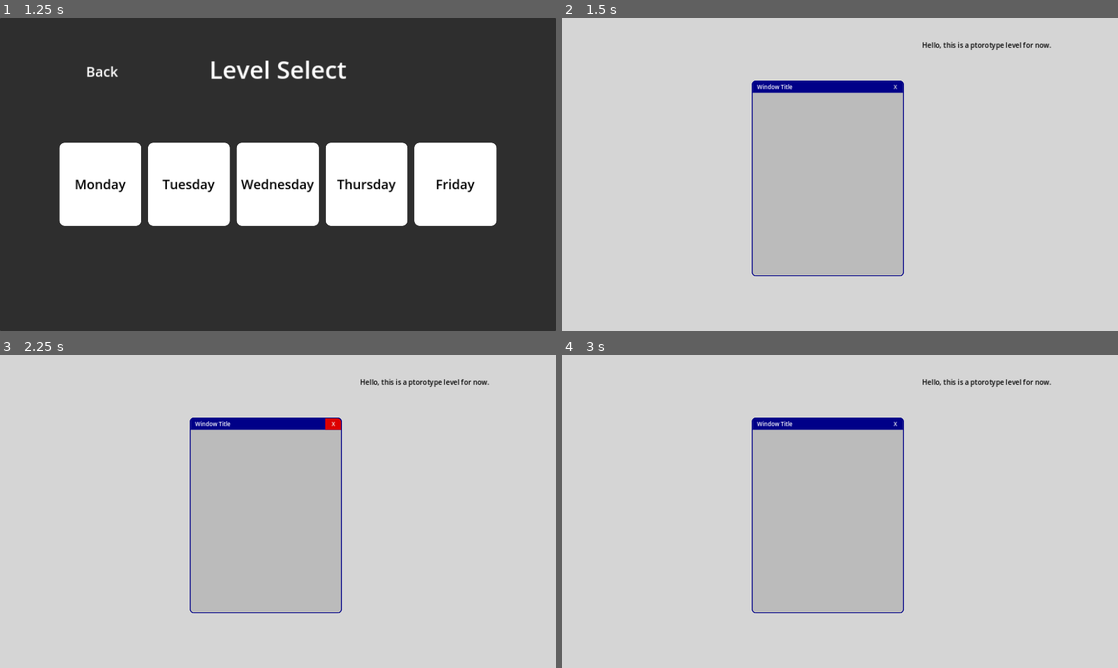
Above: before the commit, frames 1-4 (two rows, left to right).
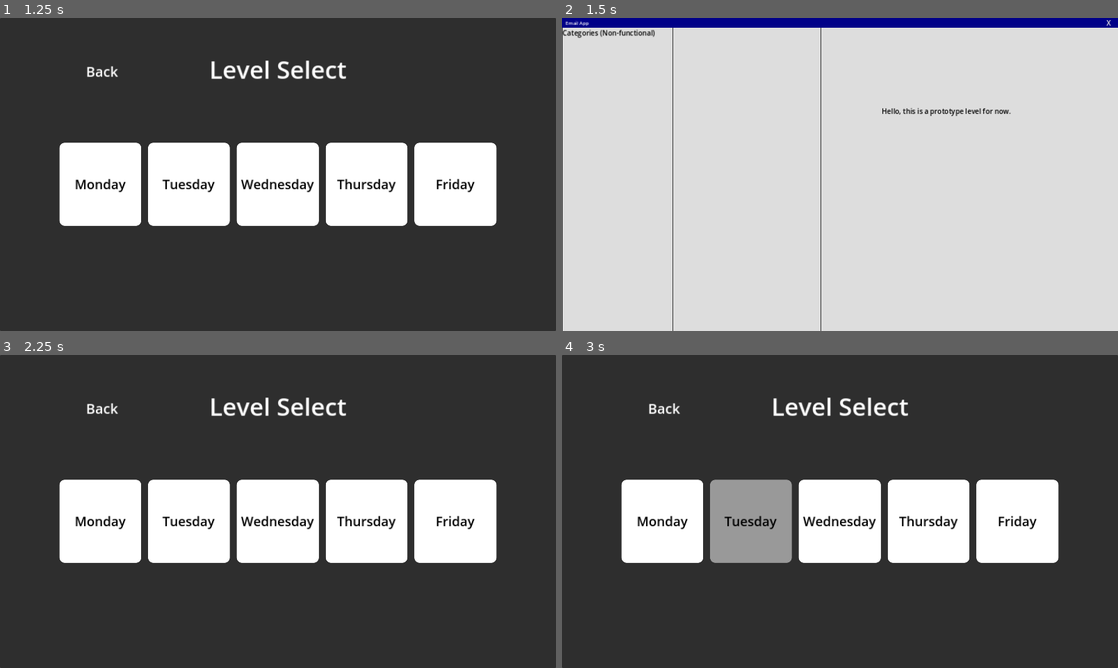
Above: after the commit, the same moments.

Repository: Wong-Kai-Lun/gamified-cybersecurity-awareness-training
Game: Godot game, scene res://main_menu/main_menu.tscn
Two runs of this game, one before a commit and one after it. Both use one fixed random seed, a clock stepped at 60 frames per second and the inputs below.
Inputs (mouse positions are in pixels of both pictures, inside the frame that each line leads up to):
- Up to frame 1 (1.25 s): click "New Game" at 0.5 s
- Up to frame 2 (1.5 s): click "Monday" at 1.25 s
- Up to frame 3 (2.25 s): click "X" at 2 s
- Up to frame 4 (3 s): click (751, 520) at 2.75 s, where only the run after the commit has a clickable "Tuesday"

Frame 1 is identical in both runs. In frame 2, 21% of the frame differs, in the area x 0-100%, y 0-100%; in frame 3, 99%; in frame 4, 99%.

Commit message:
Create EmailClient Scene

Diff:
--- /dev/null
+++ b/godot/game_scene/email_client.gd
@@ -0,0 +1,15 @@
+extends Control
+
+
+# Called when the node enters the scene tree for the first time.
+func _ready() -> void:
+	pass # Replace with function body.
+
+
+# Called every frame. 'delta' is the elapsed time since the previous frame.
+func _process(delta: float) -> void:
+	pass
+
+
+func _on_close_pressed() -> void:
+	get_tree().change_scene_to_file("res://level_select/level_select.tscn")
--- /dev/null
+++ b/godot/game_scene/email_client.tscn
@@ -0,0 +1,135 @@
+[gd_scene load_steps=9 format=3 uid="uid://bbgflyqj2urou"]
+
+[ext_resource type="Script" path="res://game_scene/email_client.gd" id="1_smk6c"]
+
+[sub_resource type="StyleBoxFlat" id="StyleBoxFlat_ld5jx"]
+bg_color = Color(0, 0, 0.533333, 1)
+
+[sub_resource type="StyleBoxEmpty" id="StyleBoxEmpty_ooe17"]
+
+[sub_resource type="StyleBoxFlat" id="StyleBoxFlat_kwm1o"]
+bg_color = Color(0.866667, 0, 0, 1)
+
+[sub_resource type="StyleBoxFlat" id="StyleBoxFlat_b0cdn"]
+bg_color = Color(0.733333, 0, 0, 1)
+
+[sub_resource type="StyleBoxEmpty" id="StyleBoxEmpty_bxdt6"]
+
+[sub_resource type="StyleBoxFlat" id="StyleBoxFlat_a6kie"]
+bg_color = Color(0.866667, 0.866667, 0.866667, 1)
+
+[sub_resource type="StyleBoxFlat" id="StyleBoxFlat_hvtvm"]
+bg_color = Color(0.866667, 0.866667, 0.866667, 1)
+border_width_left = 1
+border_width_right = 1
+border_color = Color(0.2, 0.2, 0.2, 1)
+
+[node name="EmailClient" type="Control"]
+layout_mode = 3
+anchors_preset = 15
+anchor_right = 1.0
+anchor_bottom = 1.0
+grow_horizontal = 2
+grow_vertical = 2
+script = ExtResource("1_smk6c")
+
+[node name="ProgramVBox" type="VBoxContainer" parent="."]
+layout_mode = 1
+anchors_preset = 15
+anchor_right = 1.0
+anchor_bottom = 1.0
+grow_horizontal = 2
+grow_vertical = 2
+theme_override_constants/separation = 0
+
+[node name="TitleBar" type="PanelContainer" parent="ProgramVBox"]
+layout_mode = 2
+theme_override_styles/panel = SubResource("StyleBoxFlat_ld5jx")
+
+[node name="HBoxContainer" type="HBoxContainer" parent="ProgramVBox/TitleBar"]
+layout_mode = 2
+
+[node name="MarginContainer" type="MarginContainer" parent="ProgramVBox/TitleBar/HBoxContainer"]
+layout_mode = 2
+size_flags_horizontal = 3
+theme_override_constants/margin_left = 8
+theme_override_constants/margin_top = 2
+theme_override_constants/margin_bottom = 2
+
+[node name="WindowTitle" type="Label" parent="ProgramVBox/TitleBar/HBoxContainer/MarginContainer"]
+layout_mode = 2
+theme_override_font_sizes/font_size = 11
+text = "Email App
+"
+
+[node name="Close" type="Button" parent="ProgramVBox/TitleBar/HBoxContainer"]
+layout_mode = 2
+size_flags_horizontal = 4
+size_flags_vertical = 4
+theme_override_styles/focus = SubResource("StyleBoxEmpty_ooe17")
+theme_override_styles/hover = SubResource("StyleBoxFlat_kwm1o")
+theme_override_styles/pressed = SubResource("StyleBoxFlat_b0cdn")
+theme_override_styles/normal = SubResource("StyleBoxEmpty_bxdt6")
+text = "    X    "
+icon_alignment = 1
+
+[node name="EmailClientBG" type="PanelContainer" parent="ProgramVBox"]
+layout_mode = 2
+size_flags_vertical = 3
+theme_override_styles/panel = SubResource("StyleBoxFlat_a6kie")
+
+[node name="HBoxContainer" type="HBoxContainer" parent="ProgramVBox/EmailClientBG"]
+layout_mode = 2
+theme_override_constants/separation = -1
+
+[node name="Categories" type="PanelContainer" parent="ProgramVBox/EmailClientBG/HBoxContainer"]
+layout_mode = 2
+size_flags_horizontal = 3
+size_flags_stretch_ratio = 1.5
+theme_override_styles/panel = SubResource("StyleBoxFlat_hvtvm")
+
+[node name="CategoriesContainer" type="VBoxContainer" parent="ProgramVBox/EmailClientBG/HBoxContainer/Categories"]
+layout_mode = 2
+size_flags_horizontal = 3
+
+[node name="RichTextLabel2" type="RichTextLabel" parent="ProgramVBox/EmailClientBG/HBoxContainer/Categories"]
+layout_mode = 2
+focus_mode = 2
+theme_override_colors/default_color = Color(0, 0, 0, 1)
+text = "Categories (Non-functional)"
+selection_enabled = true
+drag_and_drop_selection_enabled = false
+
+[node name="IncomingEmail" type="PanelContainer" parent="ProgramVBox/EmailClientBG/HBoxContainer"]
+layout_mode = 2
+size_flags_horizontal = 3
+size_flags_stretch_ratio = 2.0
+theme_override_styles/panel = SubResource("StyleBoxFlat_hvtvm")
+
+[node name="IncomingEmailContainer" type="VBoxContainer" parent="ProgramVBox/EmailClientBG/HBoxContainer/IncomingEmail"]
+layout_mode = 2
+size_flags_horizontal = 3
+
+[node name="EmailBody" type="Control" parent="ProgramVBox/EmailClientBG/HBoxContainer"]
+layout_mode = 2
+size_flags_horizontal = 3
+size_flags_stretch_ratio = 4.0
+
+[node name="RichTextLabel" type="RichTextLabel" parent="ProgramVBox/EmailClientBG/HBoxContainer/EmailBody"]
+layout_mode = 1
+anchors_preset = 15
+anchor_right = 1.0
+anchor_bottom = 1.0
+offset_left = 140.0
+offset_top = 180.0
+offset_right = -149.0
+offset_bottom = -172.0
+grow_horizontal = 2
+grow_vertical = 2
+focus_mode = 2
+theme_override_colors/default_color = Color(0, 0, 0, 1)
+text = "Hello, this is a prototype level for now."
+selection_enabled = true
+drag_and_drop_selection_enabled = false
+
+[connection signal="pressed" from="ProgramVBox/TitleBar/HBoxContainer/Close" to="." method="_on_close_pressed"]
--- a/godot/game_scene/game_scene.tscn
+++ /dev/null
@@ -1,41 +0,0 @@
-[gd_scene load_steps=3 format=3 uid="uid://bbgflyqj2urou"]
-
-[ext_resource type="PackedScene" uid="uid://2g3m0pmsw2tv" path="res://game_scene/pop_ups/base.tscn" id="1_tjd88"]
-
-[sub_resource type="StyleBoxFlat" id="StyleBoxFlat_ohm5p"]
-bg_color = Color(0.834614, 0.834614, 0.834614, 1)
-
-[node name="Control" type="Control"]
-layout_mode = 3
-anchors_preset = 15
-anchor_right = 1.0
-anchor_bottom = 1.0
-grow_horizontal = 2
-grow_vertical = 2
-
-[node name="ComputerBG" type="Panel" parent="."]
-layout_mode = 1
-anchors_preset = 15
-anchor_right = 1.0
-anchor_bottom = 1.0
-grow_horizontal = 2
-grow_vertical = 2
-theme_override_styles/panel = SubResource("StyleBoxFlat_ohm5p")
-
-[node name="RichTextLabel" type="RichTextLabel" parent="."]
-layout_mode = 0
-offset_left = 829.0
-offset_top = 51.0
-offset_right = 1193.0
-offset_bottom = 423.0
-focus_mode = 2
-theme_override_colors/default_color = Color(0, 0, 0, 1)
-text = "Hello, this is a ptorotype level for now."
-selection_enabled = true
-
-[node name="PopUpBase" parent="." instance=ExtResource("1_tjd88")]
-layout_mode = 1
-offset_left = 437.0
-offset_top = 144.0
-offset_right = -493.0
-offset_bottom = -126.0
--- a/godot/level_select/level_select.gd
+++ b/godot/level_select/level_select.gd
@@ -17,7 +17,7 @@
 
 func _on_monday_pressed() -> void:
 	print("The level Monday has been selected.")
-	get_tree().change_scene_to_file("res://game_scene/game_scene.tscn")
+	get_tree().change_scene_to_file("res://game_scene/email_client.tscn")
 	# create base game interface then load later
 
 
